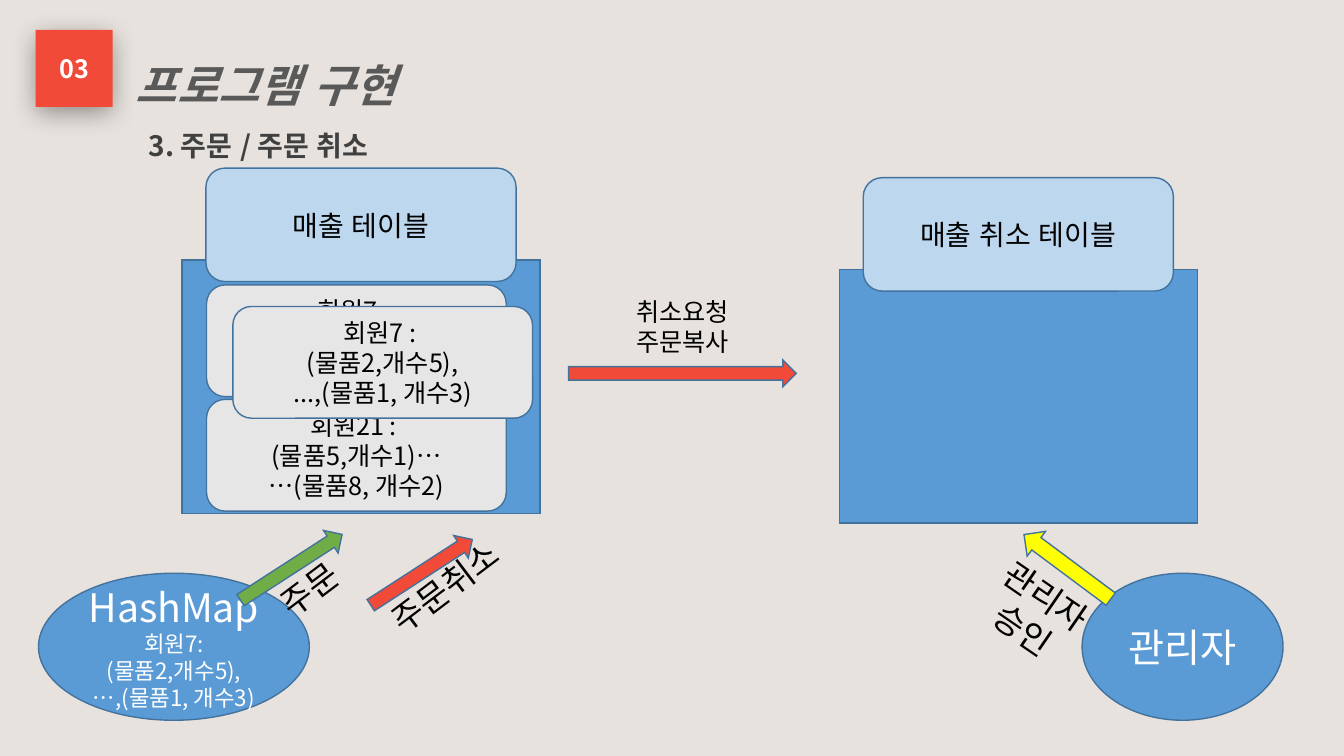
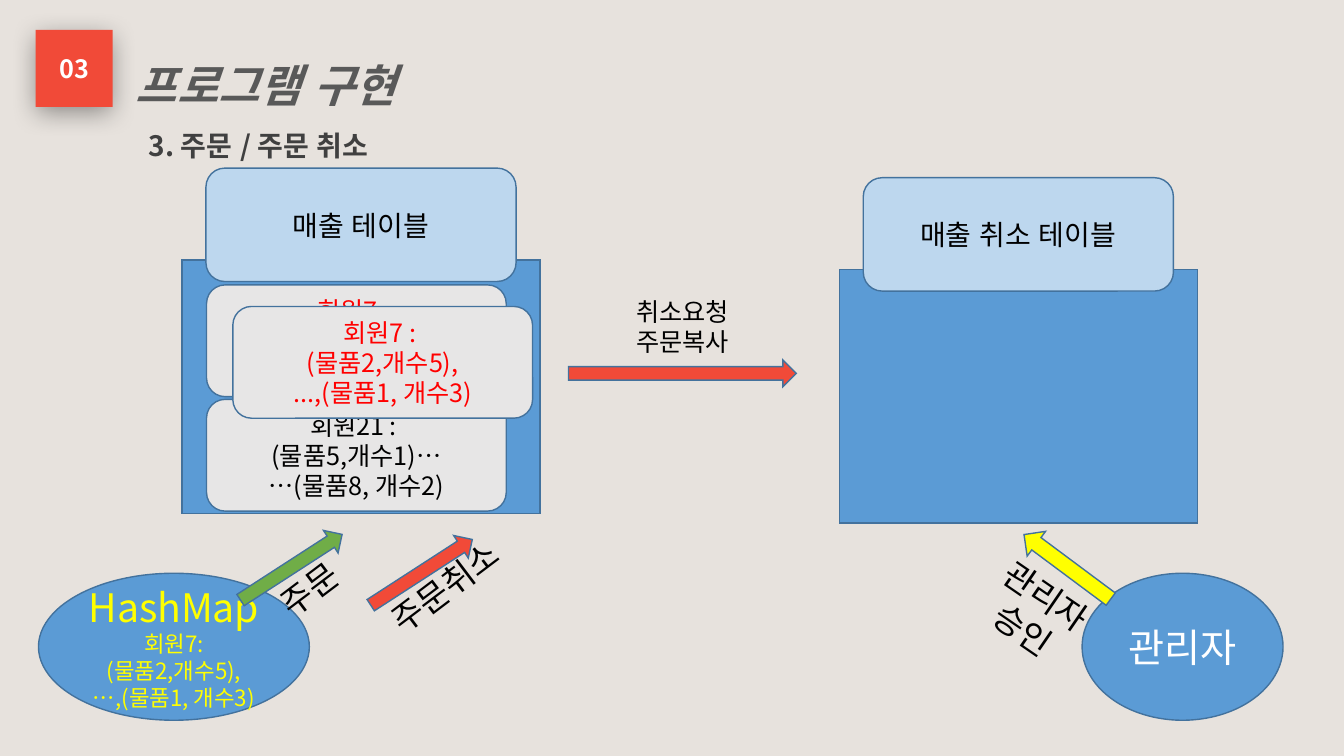
Before and after one commit to phoresis92/restaurant, a slide deck: slide 13 of 프로젝트 기획서/프로젝트 계획서.pptx. Drawn at 1344x756 pixels with LibreOffice and Linux fonts; fonts in the diff are those of the drawing. Boxes give left, top, right and bottom in pixels: in the first picture for what was removed or moved away, otherwise in the second. Text is boxed around its words. In the diff, an @@ line names an element or a change of style, - is before the commit and + after.

```diff
--- a/프로젝트 기획서/프로젝트 계획서.pptx
+++ b/프로젝트 기획서/프로젝트 계획서.pptx
@@ rounded rectangle "회원7 :" at (x1=207, y1=285, x2=506, y2=397): text colour #000000 to #FF0000 @@
@@ rounded rectangle "회원7 :" at (x1=233, y1=307, x2=532, y2=418): text colour #000000 to #FF0000 @@
@@ ellipse "HashMap" at (x1=38, y1=574, x2=310, y2=721): text colour #FFFFFF to #FFFF00 @@
```
Also in this commit, not shown: 1 other slide changed, 5 slides added, 3 slides removed, 30 other files.
